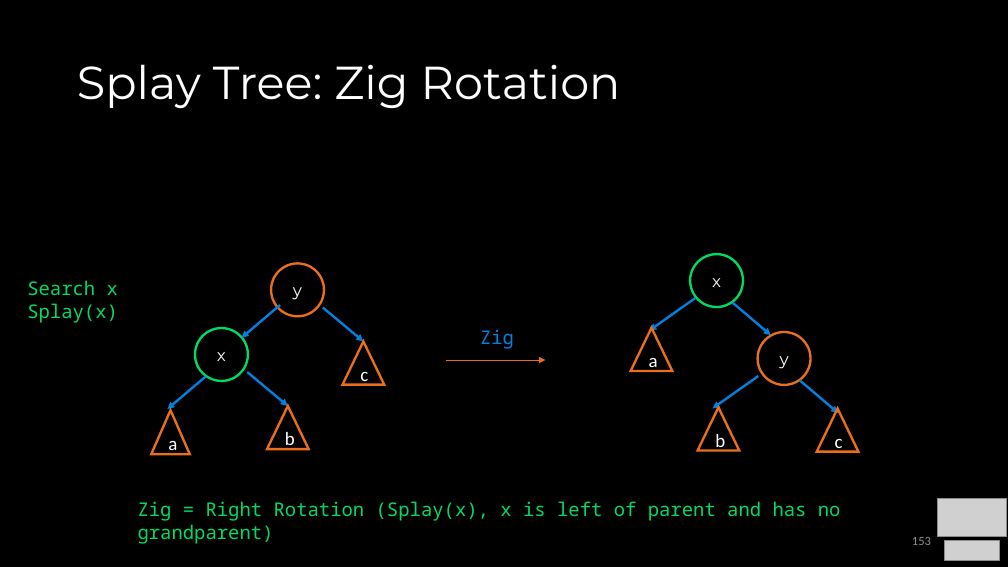
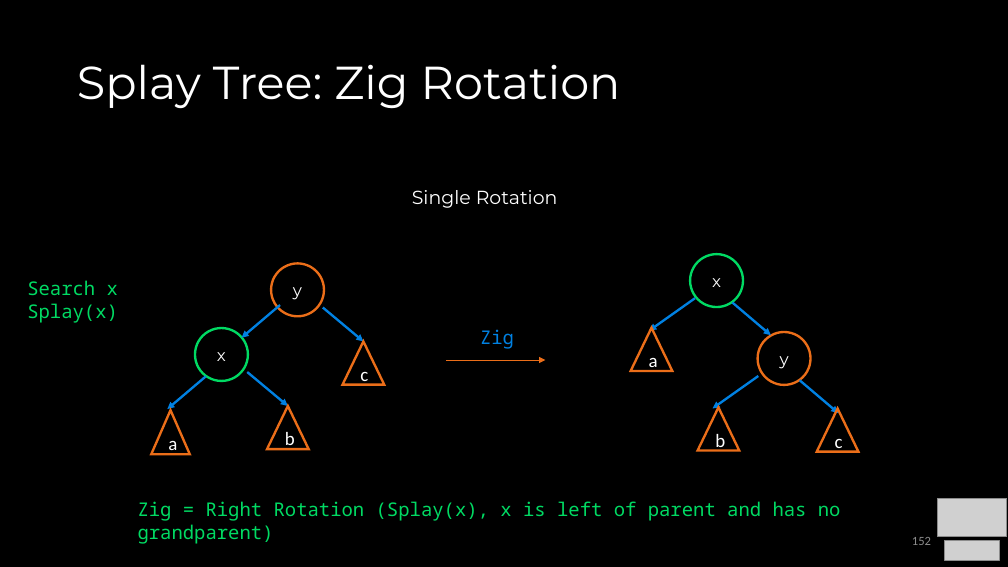
Before and after one commit to COP3530/Instructional-Content, a slide deck: slide 152 of Slides/Slides-PPT/4 - Balanced Trees.pptx (slide 153 before the commit). Drawn at 1008x567 pixels with LibreOffice and Linux fonts; fonts in the diff are those of the drawing; grey boxes stand for pictures. Boxes give left, top, right and bottom in pixels: in the first picture for what was removed or moved away, otherwise in the second. Text is boxed around its words. In the diff, an @@ line names an element or a change of style, - is before the commit and + after.

```diff
--- a/Slides/Slides-PPT/4 - Balanced Trees.pptx
+++ b/Slides/Slides-PPT/4 - Balanced Trees.pptx
@@ text added at (412,190,558,208), 18 pt, text #FFFFFF @@
+Single Rotation
```
Also in this commit, not shown: 18 other slides changed, 1 slide removed, 1 other file.
